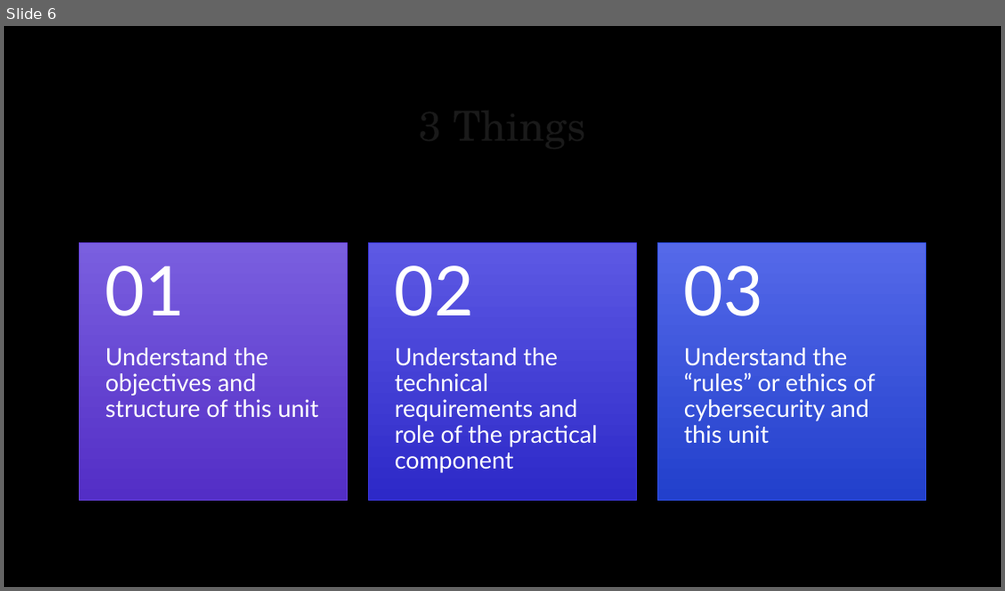
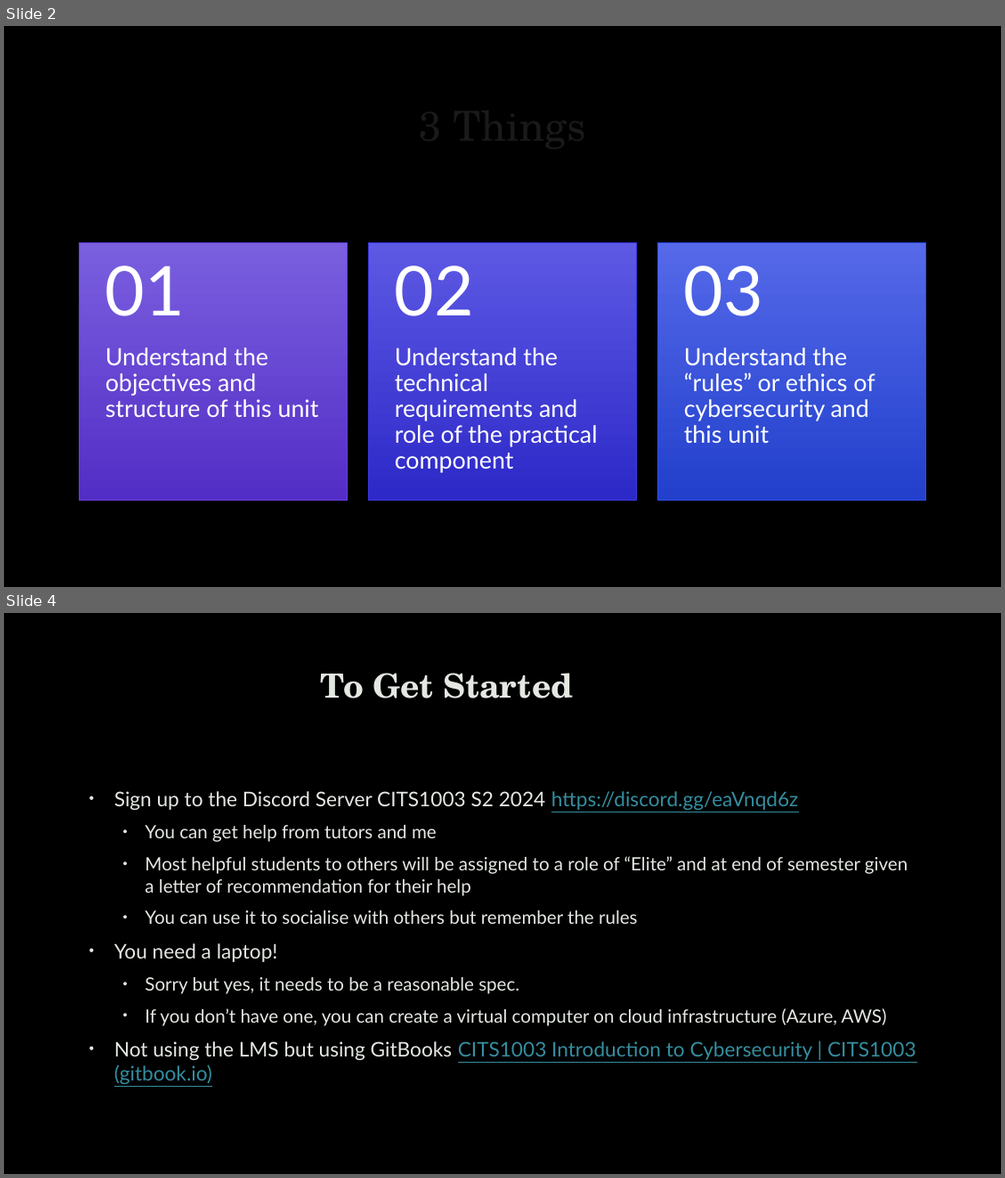
Before and after one commit to uwacyber/cits1003, a slide deck: cits1003-lecture_slides/CITS1003-0 Overview.pptx. Shown one above the other, each under a label of ours: slide 6 before the commit, slides 2 and 4 after it; the slides between them are not shown. The pictures are 1005x591 and 1005x1178 pixels, drawn with LibreOffice and Linux fonts; fonts in the diff are those of the drawing; background and template pictures are left out. Boxes give left, top, right and bottom in pixels: in the first picture for what was removed or moved away, otherwise in the second. Text is boxed around its words. In the diff, an @@ line names an element or a change of style, - is before the commit and + after.

Commit message:
Updated overview and intro

```diff
--- a/cits1003-lecture_slides/CITS1003-0 Overview.pptx
+++ b/cits1003-lecture_slides/CITS1003-0 Overview.pptx
@@ slide 4 added at (4, 613, 1001, 1174), background picture (left out) @@
@@ title added at (321, 673, 573, 698), 32 pt, text #E4E8E2, bold @@
+To Get Started
@@ text added at (114, 791, 916, 1084), 17.6 pt, text #E4E8E2 @@
+• Sign up to the Discord Server CITS1003 S2 2024 https://discord.gg/eaVnqd6z
+  • You can get help from tutors and me
+  • Most helpful students to others will be assigned to a role of “Elite” and at end of semester given a letter of recommendation for their help
+  • You can use it to socialise with others but remember the rules
+• You need a laptop!
+  • Sorry but yes, it needs to be a reasonable spec.
+  • If you don’t have one, you can create a virtual computer on cloud infrastructure (Azure, AWS)
+• Not using the LMS but using GitBooks CITS1003 Introduction to Cybersecurity | CITS1003 (gitbook.io)
@@ what was slide 6 is now slide 2 @@
```
Also in this commit, not shown: 6 slides changed, 25 slides removed, 3 other files.
